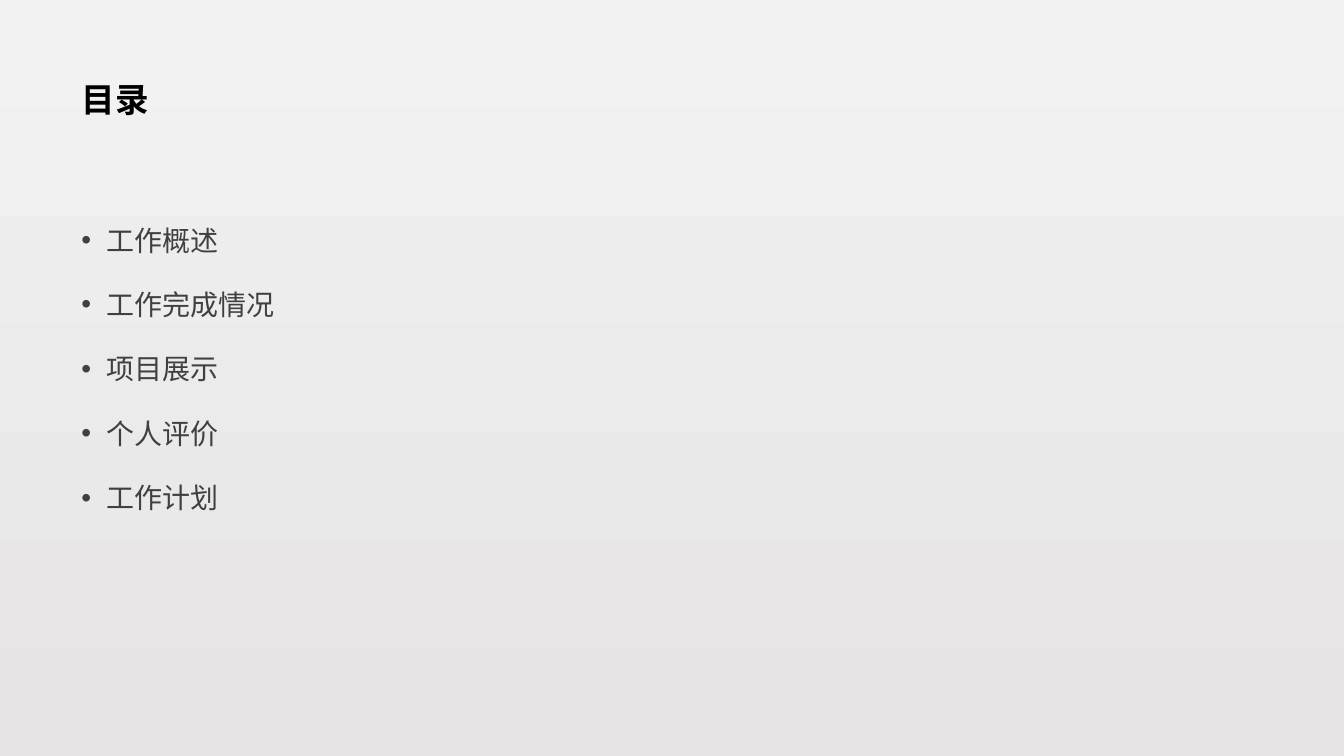
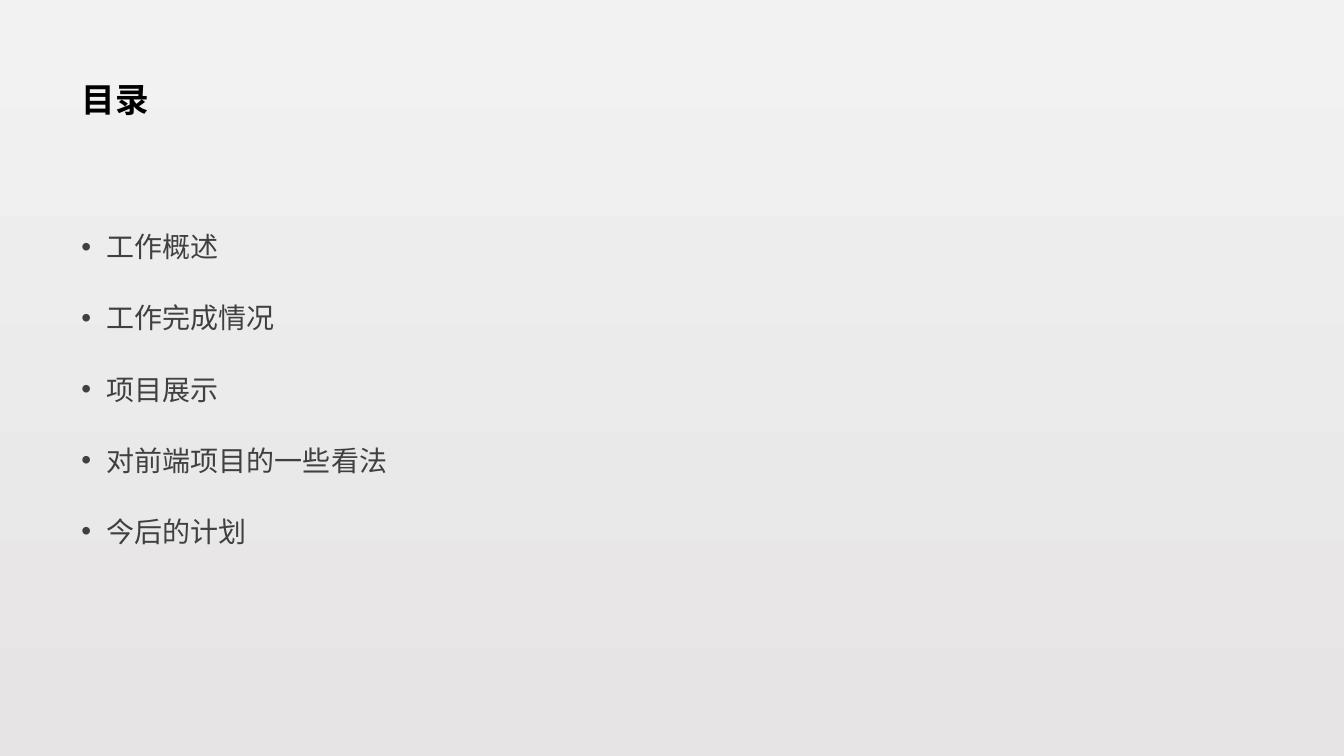
Before and after one commit to zepang/Rx_note, a slide deck: slide 2 of 赖泽海-试用期工作总结.pptx. Drawn at 1344x756 pixels with LibreOffice and Linux fonts; fonts in the diff are those of the drawing. Boxes give left, top, right and bottom in pixels: in the first picture for what was removed or moved away, otherwise in the second. Text is boxed around its words. In the diff, an @@ line names an element or a change of style, - is before the commit and + after.

Commit message:
工作总结添加图片

```diff
--- a/赖泽海-试用期工作总结.pptx
+++ b/赖泽海-试用期工作总结.pptx
@@ text at [107, 233, 275, 402]: line spacing 1.5 to 1.7 @@
@@ text at [107, 447, 387, 545]: text changed @@
-• 个人评价
-• 工作计划
+• 对前端项目的一些看法
+• 今后的计划
```
Also in this commit, not shown: 8 other slides changed, 12 slides added, 1 slide removed.
